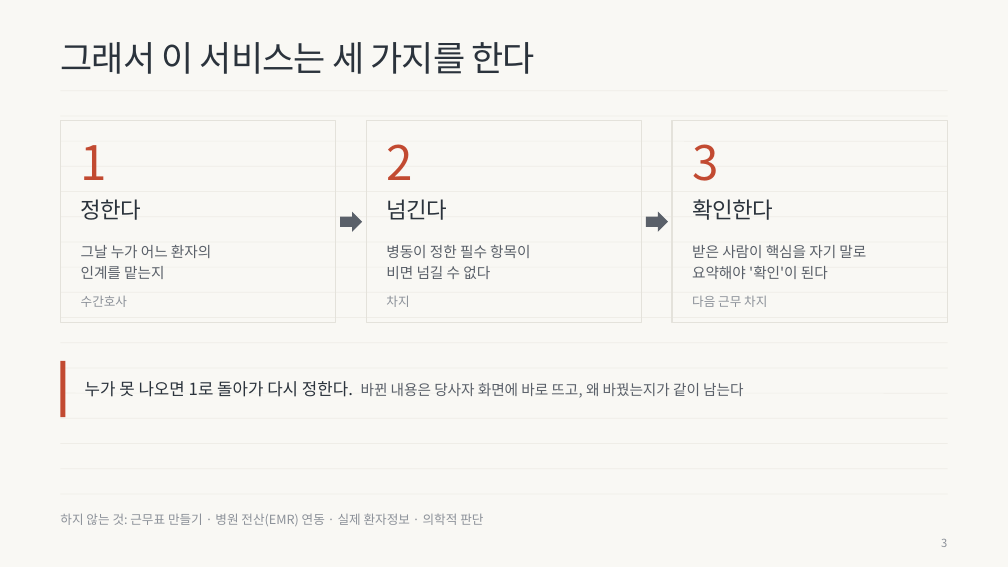
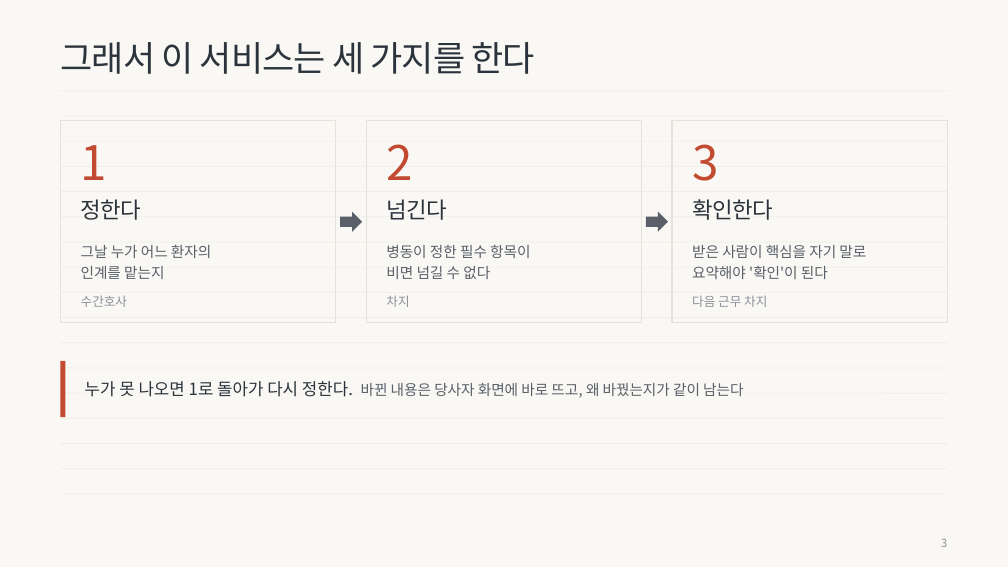
Before and after one commit to wodnjs2020136144/skala-webservice-mini, a slide deck: slide 3 of deliverables/10반_황재원_너와나의인계고리-발표용.pptx. Drawn at 1008x567 pixels with LibreOffice and Linux fonts; fonts in the diff are those of the drawing. Boxes give left, top, right and bottom in pixels: in the first picture for what was removed or moved away, otherwise in the second. Text is boxed around its words. In the diff, an @@ line names an element or a change of style, - is before the commit and + after.

```diff
--- a/deliverables/10반_황재원_너와나의인계고리-발표용.pptx
+++ b/deliverables/10반_황재원_너와나의인계고리-발표용.pptx
@@ text removed at <box>60,513,483,526</box> @@
-하지 않는 것: 근무표 만들기 · 병원 전산(EMR) 연동 · 실제 환자정보 · 의학적 판단
```
Also in this commit, not shown: 2 other slides changed, 1 other file.
